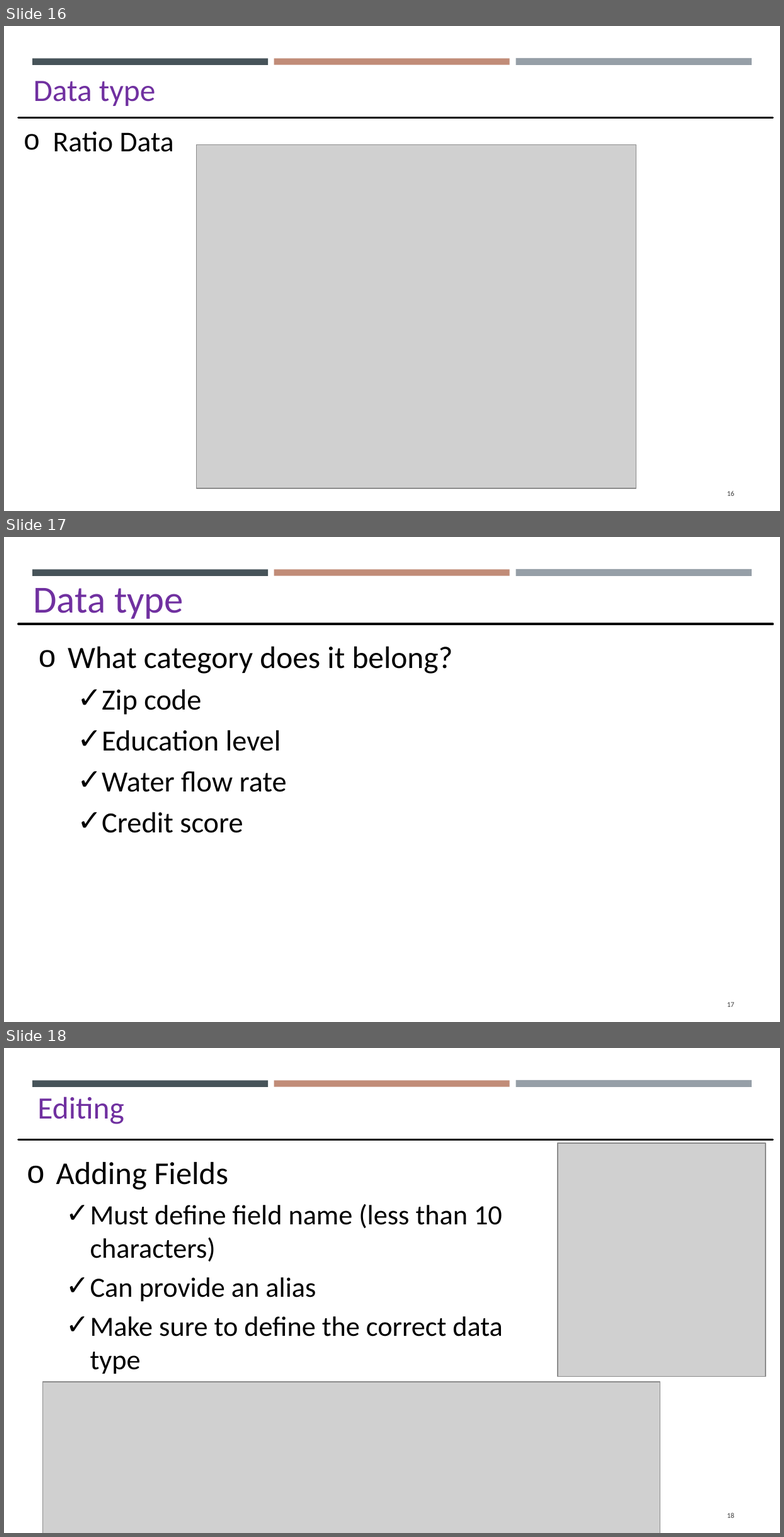
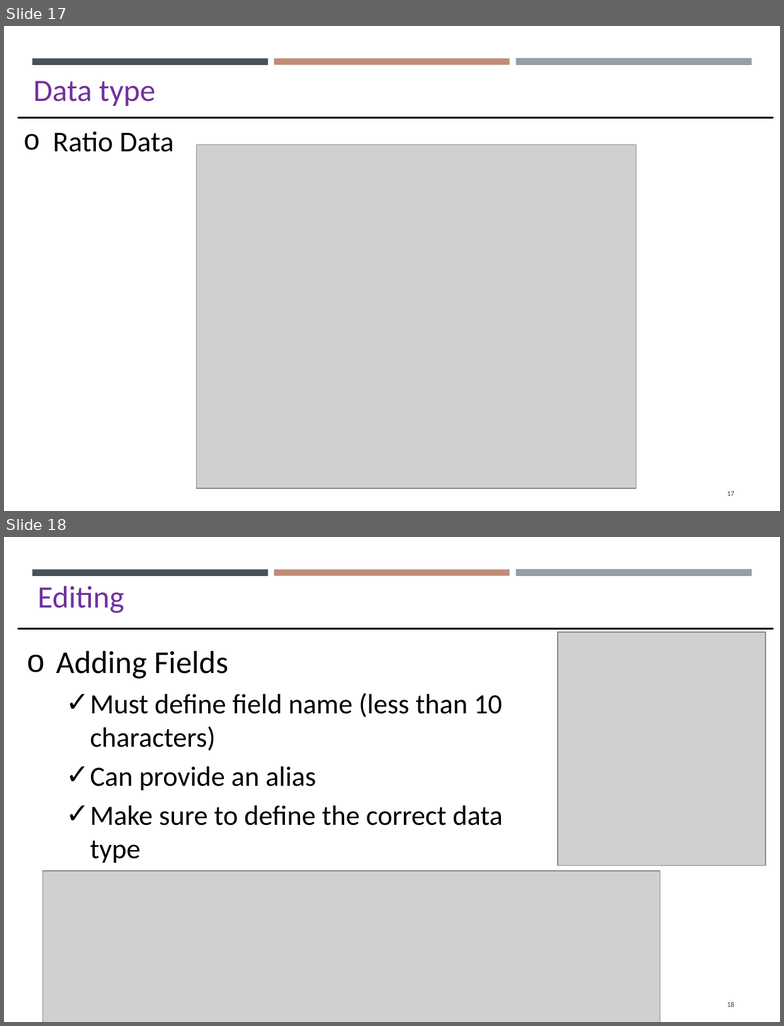
Before and after one commit to gisynw/GIS_I, a slide deck: docs/Lectures/Week05/Week05_GEOG2475_TU.pptx. Shown one above the other, each under a label of ours: slides 16, 17 and 18 before the commit, slides 17 and 18 after it. The pictures are 784x1537 and 784x1026 pixels, drawn with LibreOffice and Linux fonts; fonts in the diff are those of the drawing; grey boxes stand for pictures. Boxes give left, top, right and bottom in pixels: in the first picture for what was removed or moved away, otherwise in the second. Text is boxed around its words. In the diff, an @@ line names an element or a change of style, - is before the commit and + after.

```diff
--- a/docs/Lectures/Week05/Week05_GEOG2475_TU.pptx
+++ b/docs/Lectures/Week05/Week05_GEOG2475_TU.pptx
@@ slide 17 removed at [4,537,780,1022], background #FFFFFF; not listed: 3 template elements that a slide beside it also shows @@
@@ text removed at [34,588,184,619] @@
-Data type
@@ line removed from (18, 624) to (773, 624) @@
@@ text removed at [68,646,453,833] @@
-o What category does it belong?
-  ✓ Zip code
-  ✓ Education level
-  ✓ Water flow rate
-  ✓ Credit score
@@ page number removed at [727,1002,735,1007] @@
-17
@@ what was slide 16 is now slide 17 @@
@@ page number at [727,491,735,496]: text changed @@
-16
+17
```
Also in this commit, not shown: 7 slides changed, 1 slide added, 6 other files.
